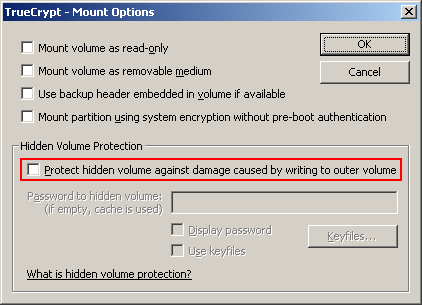
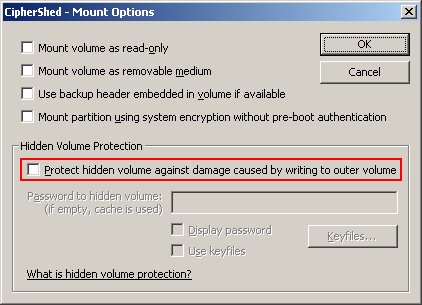
Layered file, before and after one edit (422px x 305px). Changes by layer:
added layer "Layer 2" above "Background" over [5, 7, 61, 18]
added layer "Background" over [5, 7, 61, 18]
